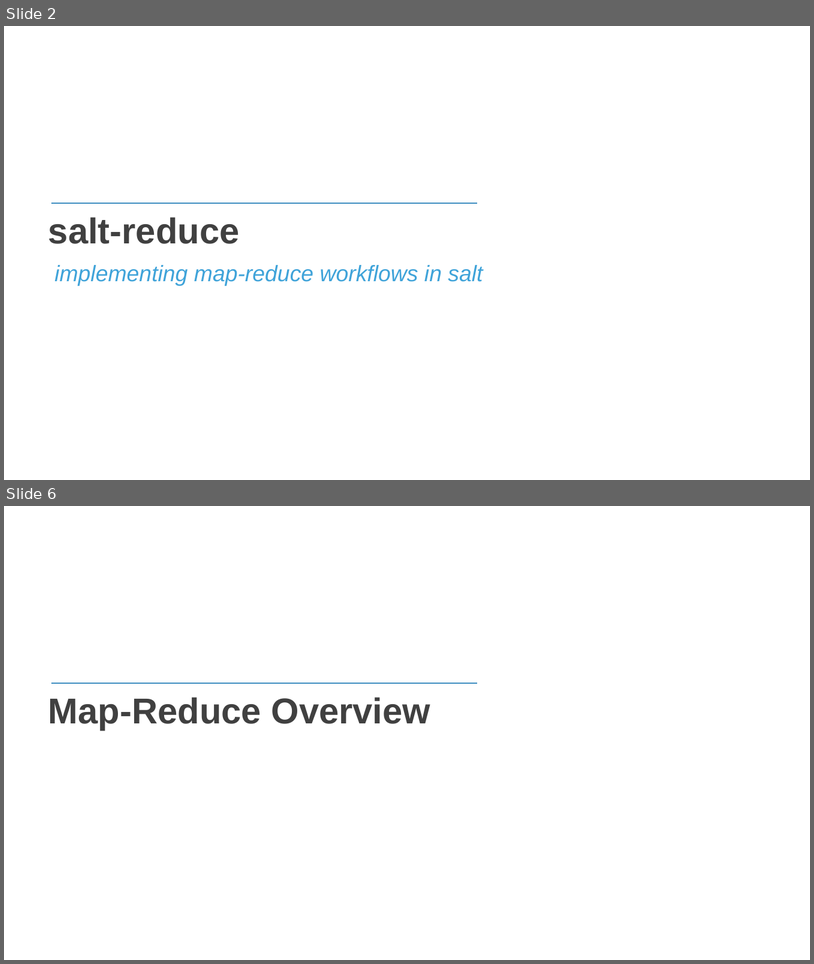
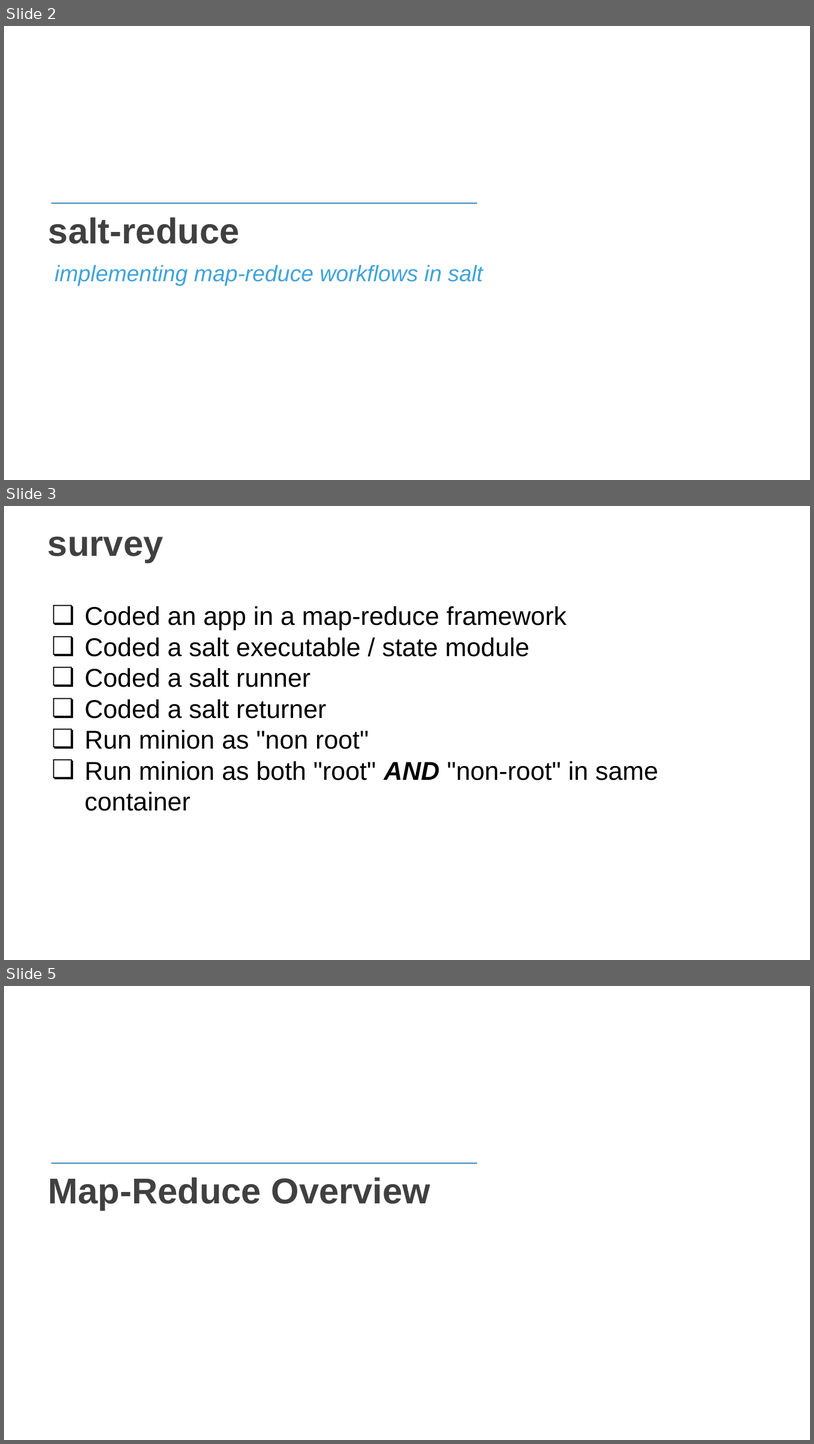
Before and after one commit to edlane/salt-reduce, a slide deck: rerun/saltconf15/SaltConf15 slide template.pptx.pptx. Shown one above the other, each under a label of ours: slides 2 and 6 before the commit, slides 2, 3 and 5 after it; the slides between them are not shown. The pictures are 814x964 and 814x1444 pixels, drawn with LibreOffice and Linux fonts; fonts in the diff are those of the drawing; background and template pictures are left out. Boxes give left, top, right and bottom in pixels: in the first picture for what was removed or moved away, otherwise in the second. Text is boxed around its words. In the diff, an @@ line names an element or a change of style, - is before the commit and + after.

Commit message:
added survey slide to deck

```diff
--- a/rerun/saltconf15/SaltConf15 slide template.pptx.pptx
+++ b/rerun/saltconf15/SaltConf15 slide template.pptx.pptx
@@ slide 3 added at (4, 506, 810, 960), background picture (left out) @@
@@ title added at (48, 537, 164, 563), 32 pt, text #404040, bold @@
+survey
@@ text added at (84, 606, 659, 811), 23 pt, text #000000 @@
+❏ Coded an app in a map-reduce framework
+❏ Coded a salt executable / state module
+❏ Coded a salt runner
+❏ Coded a salt returner
+❏ Run minion as "non root"
+❏ Run minion as both "root" AND "non-root" in same container
@@ what was slide 6 is now slide 5 @@
```
Also in this commit, not shown: 4 slides changed, 2 slides removed.
